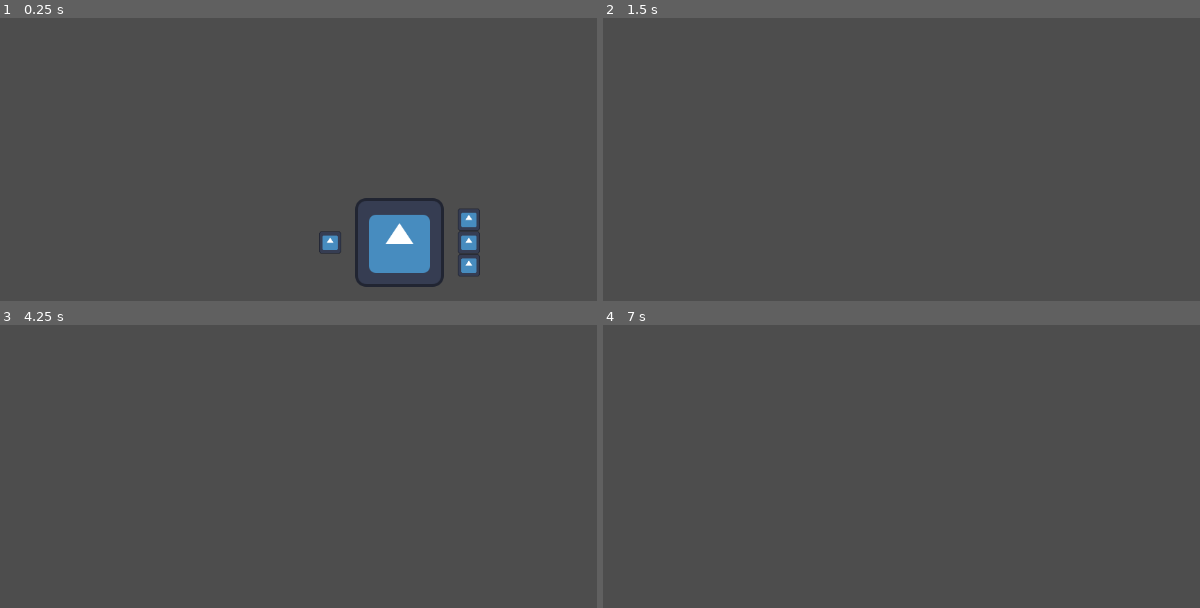
Above: before the commit, frames 1-4 (two rows, left to right).
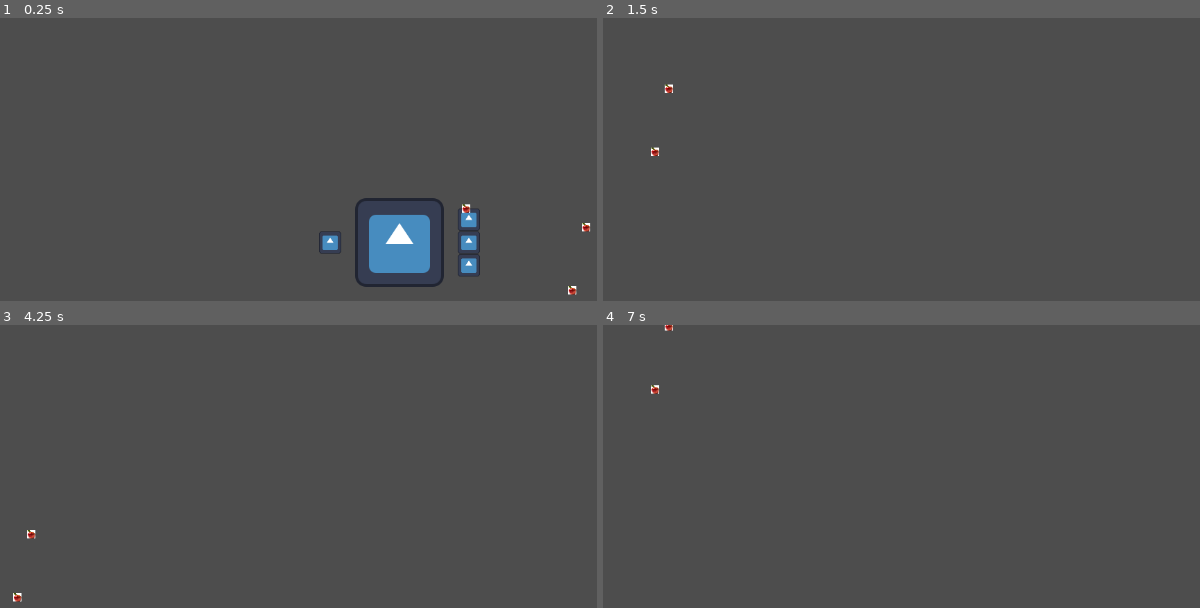
Above: after the commit, the same moments.

Repository: ClimbingWolf/Spring-Game-Jam-2026
Game: Godot game, scene res://scenes/main.tscn
Same seed, same stepped clock (60 frames per second), same inputs: the game is played once before the commit and once after it. The engine's default icon, where the game draws it, is replaced by a stand-in: a white triangle on a blue panel in a dark square.
Inputs (mouse positions are in pixels of both pictures, inside the frame that each line leads up to):
- Up to frame 1 (0.25 s): no input
- Up to frame 2 (1.5 s): tap Enter at 0.5 s; move the mouse to (1176, 218) at 0.52 s; hold D (right) 0.53-1.28 s; click (1176, 218) at 0.67 s; move the mouse to (841, 264) at 1.27 s; hold S (down) from 1.28 s (still down)
- Up to frame 3 (4.25 s): tap Space at 2, 3.5 s; move the mouse to (477, 449) at 2.02 s; release S (down) at 2.03 s; hold D (right) 2.03-2.78 s; tap Enter at 2.75 s; move the mouse to (outside the picture) at 2.77 s; hold W (up) 2.78-3.53 s; click (outside the picture) at 2.92 s; move the mouse to (outside the picture) at 3.52 s; hold A (left) from 3.53 s (still down)
- Up to frame 4 (7 s): tap Enter at 4.25 s; move the mouse to (764, 483) at 4.27 s; move the mouse to (1044, 548) at 5.02 s; release A (left) at 5.03 s; hold S (down) 5.03-5.78 s; click (1044, 548) at 5.17 s; tap Space at 5.75 s; move the mouse to (883, 438) at 5.77 s; hold D (right) 5.78-6.53 s; move the mouse to (1176, 525) at 6.52 s; hold W (up) from 6.53 s (still down)

The runs differ from the first frame. In frame 1, 0.1% of the frame differs, in the area x 77-99%, y 65-98%; in frame 2, less than 0.1%; in frame 3, less than 0.1%; in frame 4, less than 0.1%.

Commit message:
new logic

Diff:
--- a/scenes/conveyor_node.tscn
+++ /dev/null
@@ -1,10 +0,0 @@
-[gd_scene format=3 uid="uid://dlk5j4uyg523o"]
-
-[ext_resource type="Texture2D" uid="uid://6figf5icygy5" path="res://icon.svg" id="1_2ymlb"]
-
-[node name="ConveyorNode" type="Node2D" unique_id=620459947]
-
-[node name="Sprite2D" type="Sprite2D" parent="." unique_id=1871647768]
-scale = Vector2(0.25, 0.25)
-texture = ExtResource("1_2ymlb")
-metadata/input = false
--- /dev/null
+++ b/scenes/item.gd
@@ -0,0 +1,13 @@
+extends Node2D
+
+#Loading the images elsewhere would probably be better
+
+var apple = load("res://temporary_images/images (6).jpg")
+var banana = load("res://temporary_images/pngimg.com - banana_PNG824.png")
+
+func _process(delta: float) -> void:
+	var name = get_meta("itemName")
+	if(name=="apple"):
+		$Sprite2D.texture = apple
+	elif (name =="banana"):
+		$Sprite2D.texture = banana
--- /dev/null
+++ b/scenes/item.tscn
@@ -0,0 +1,21 @@
+[gd_scene format=3 uid="uid://cr21mkjutuakb"]
+
+[ext_resource type="Texture2D" uid="uid://ct0xjihexn2ut" path="res://temporary_images/images (6).jpg" id="1_4gq7n"]
+[ext_resource type="Script" uid="uid://cpmgikhnw2hpe" path="res://scenes/item.gd" id="1_s8enn"]
+
+[sub_resource type="RectangleShape2D" id="RectangleShape2D_s8enn"]
+size = Vector2(128, 128)
+
+[node name="Item" type="Node2D" unique_id=254934898]
+script = ExtResource("1_s8enn")
+metadata/itemName = "apple"
+
+[node name="Sprite2D" type="Sprite2D" parent="." unique_id=1823118661]
+position = Vector2(-1.9073486e-06, -1.9073486e-06)
+scale = Vector2(0.5794393, 0.5254237)
+texture = ExtResource("1_4gq7n")
+
+[node name="RigidBody2D" type="RigidBody2D" parent="." unique_id=1521793324]
+
+[node name="CollisionShape2D" type="CollisionShape2D" parent="RigidBody2D" unique_id=2038125679]
+shape = SubResource("RectangleShape2D_s8enn")
--- a/scenes/machine.gd
+++ /dev/null
@@ -1,21 +0,0 @@
-extends Node2D
-@export var number_of_inputs = 1
-var conveyor_node_scene: PackedScene = preload("res://scenes/conveyor_node.tscn")
-@export var node_height_dist = 100;
-@export var inputs_x_dist = 100;
-@export var number_of_outputs = 1;
-func _ready():
-	for i in range(number_of_inputs):
-		var y = (-number_of_inputs/2 + i) * (node_height_dist/number_of_inputs)
-		var x = inputs_x_dist
-		var conveyor_node_scene_instance: Node2D = conveyor_node_scene.instantiate()
-		add_child(conveyor_node_scene_instance)
-		conveyor_node_scene_instance.position = Vector2(x,y)
-		conveyor_node_scene_instance.set_meta("Input", true)
-	for i in range(number_of_outputs):
-		var y = (-number_of_outputs/2 + i) * (node_height_dist/number_of_outputs)
-		var x = -inputs_x_dist
-		var conveyor_node_scene_instance: Node2D = conveyor_node_scene.instantiate()
-		add_child(conveyor_node_scene_instance)
-		conveyor_node_scene_instance.position = Vector2(x,y)
-		conveyor_node_scene_instance.set_meta("Input", false)
--- /dev/null
+++ b/scenes/machine/conveyor_node.gd
@@ -0,0 +1,26 @@
+extends Node2D
+var input_lock = false
+var current_item: Node2D = null
+func _ready() -> void:
+	get_parent().connect("run_machine", reset_on_signal);
+	print(get_parent())
+	$RigidBody2D.contact_monitor = true
+	$RigidBody2D.max_contacts_reported = 10;
+	set_meta("ready", false)
+
+
+
+
+
+func _on_rigid_body_2d_body_entered(body: Node) -> void:
+	var itemName = body.get_parent().get_meta("itemName")
+	print(get_meta("input"))
+	if(itemName != null and itemName == get_meta("input") and not input_lock):
+		input_lock = true
+		set_meta("ready", true)
+		current_item = body
+		print("READY")
+
+
+func reset_on_signal():
+	current_item.queue_free()
--- /dev/null
+++ b/scenes/machine/conveyor_node.tscn
@@ -0,0 +1,26 @@
+[gd_scene format=3 uid="uid://dlk5j4uyg523o"]
+
+[ext_resource type="Texture2D" uid="uid://6figf5icygy5" path="res://icon.svg" id="1_2ymlb"]
+[ext_resource type="Script" uid="uid://ca37gw8k70dg8" path="res://scenes/machine/conveyor_node.gd" id="1_olt2s"]
+
+[sub_resource type="RectangleShape2D" id="RectangleShape2D_rs7im"]
+size = Vector2(32, 32)
+
+[node name="ConveyorNode" type="Node2D" unique_id=620459947]
+script = ExtResource("1_olt2s")
+metadata/ready = false
+metadata/input = "apple"
+metadata/output = "banana"
+
+[node name="Sprite2D" type="Sprite2D" parent="." unique_id=1871647768]
+scale = Vector2(0.25, 0.25)
+texture = ExtResource("1_2ymlb")
+metadata/input = false
+
+[node name="RigidBody2D" type="RigidBody2D" parent="." unique_id=1209497337]
+
+[node name="CollisionShape2D" type="CollisionShape2D" parent="RigidBody2D" unique_id=1273706907]
+shape = SubResource("RectangleShape2D_rs7im")
+metadata/input = "lettuce"
+
+[connection signal="body_entered" from="RigidBody2D" to="." method="_on_rigid_body_2d_body_entered"]
--- /dev/null
+++ b/scenes/machine/machine.gd
@@ -0,0 +1,48 @@
+extends Node2D
+@export var number_of_inputs = 1
+var conveyor_node_scene: PackedScene = preload("res://scenes/machine/conveyor_node.tscn")
+var item_scene: PackedScene = preload("res://scenes/item.tscn")
+@export var node_height_dist = 100;
+@export var inputs_x_dist = 100;
+@export var number_of_outputs = 1;
+signal run_machine;
+var inputs = []
+var outputs = []
+
+func _ready():
+	for i in range(number_of_inputs):
+		var y = (-number_of_inputs/2 + i) * (node_height_dist/number_of_inputs)
+		var x = inputs_x_dist
+		var conveyor_node_scene_instance: Node2D = conveyor_node_scene.instantiate()
+		add_child(conveyor_node_scene_instance)
+		conveyor_node_scene_instance.position = Vector2(x,y)
+		conveyor_node_scene_instance.set_meta("input", "apple")
+		#This will need to be replaced with a better input later
+		inputs.append(conveyor_node_scene_instance)
+	for i in range(number_of_outputs):
+		var y = (-number_of_outputs/2 + i) * (node_height_dist/number_of_outputs)
+		var x = -inputs_x_dist
+		var conveyor_node_scene_instance: Node2D = conveyor_node_scene.instantiate()
+		add_child(conveyor_node_scene_instance)
+		conveyor_node_scene_instance.position = Vector2(x,y)
+		conveyor_node_scene_instance.set_meta("output", "banana")
+		outputs.append(conveyor_node_scene_instance)
+
+func _process(delta: float) -> void:
+	print(check_ready())
+	print(inputs)
+	if(check_ready()):
+		emit_signal("run_machine")
+		for i:Node2D in outputs:
+			var new_item: Node2D = item_scene.instantiate();
+			new_item.position = i.position
+			new_item.set_meta("itemName", i.get_meta("output"))
+
+
+
+func check_ready():
+	var all_inputs_ready = true
+	for i: Node2D in inputs:
+		if(not i.get_meta("ready")):
+			all_inputs_ready = false
+	return all_inputs_ready
--- a/scenes/machine.tscn
+++ b/scenes/machine/machine.tscn
@@ -1,6 +1,6 @@
 [gd_scene format=3 uid="uid://bb2v8hp11c5pd"]
 
-[ext_resource type="Script" uid="uid://c8huipsukj01v" path="res://scenes/machine.gd" id="1_73k52"]
+[ext_resource type="Script" uid="uid://c8huipsukj01v" path="res://scenes/machine/machine.gd" id="1_73k52"]
 [ext_resource type="Texture2D" uid="uid://6figf5icygy5" path="res://icon.svg" id="2_448ux"]
 
 [sub_resource type="SpriteFrames" id="SpriteFrames_i4f25"]
--- a/scenes/main.tscn
+++ b/scenes/main.tscn
@@ -1,7 +1,8 @@
 [gd_scene format=3 uid="uid://crconxstbfdhq"]
 
-[ext_resource type="PackedScene" uid="uid://bb2v8hp11c5pd" path="res://scenes/machine.tscn" id="1_o5qli"]
+[ext_resource type="PackedScene" uid="uid://bb2v8hp11c5pd" path="res://scenes/machine/machine.tscn" id="1_o5qli"]
 [ext_resource type="Script" uid="uid://dmo3a7xh5ils5" path="res://scenes/camera_2d.gd" id="1_sugp2"]
+[ext_resource type="PackedScene" uid="uid://cr21mkjutuakb" path="res://scenes/item.tscn" id="3_sugp2"]
 
 [node name="Main" type="Node2D" unique_id=1819478567]
 
@@ -9,3 +10,15 @@
 script = ExtResource("1_sugp2")
 
 [node name="Machine" parent="." unique_id=2125783834 instance=ExtResource("1_o5qli")]
+
+[node name="Item" parent="." unique_id=254934898 instance=ExtResource("3_sugp2")]
+position = Vector2(269, -21.999998)
+scale = Vector2(0.1, 0.1)
+
+[node name="Item2" parent="." unique_id=2036544880 instance=ExtResource("3_sugp2")]
+position = Vector2(248.99998, 69)
+scale = Vector2(0.1, 0.1)
+
+[node name="Item3" parent="." unique_id=673257007 instance=ExtResource("3_sugp2")]
+position = Vector2(96, -49.000004)
+scale = Vector2(0.1, 0.1)
Not shown, added: scenes/item.gd.uid
Not shown, added: scenes/machine/conveyor_node.gd.uid
Renamed: scenes/machine.gd.uid -> scenes/machine/machine.gd.uid
Binary file added: temporary_images/images (6).jpg
Not shown, added: temporary_images/images (6).jpg.import
Binary file added: temporary_images/pngimg.com - banana_PNG824.png
Not shown, added: temporary_images/pngimg.com - banana_PNG824.png.import
Not shown, added: scenes/machine/machine.tscn3657218662.tmp
